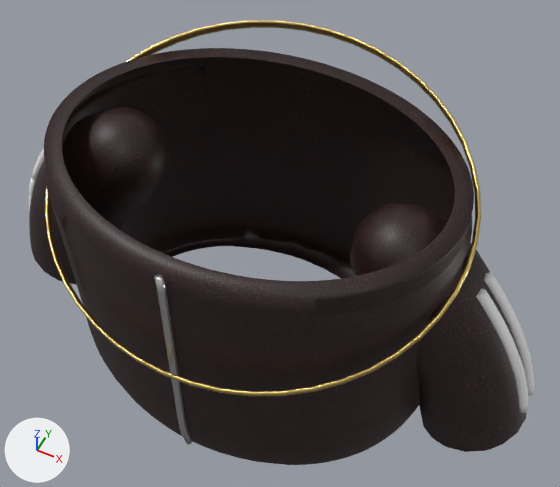
The FBX model Assets/ClothingLibrary/3D Models/Hoodies/trackjacket2/trackjacket2_worn.fbx, before and after one commit.
One viewpoint serves both versions: a camera (50 mm lens) standing at (0.545, -0.973, 2.158) and looking at (0.045, 0.027, 0.909). Every picture has the same lights, and +X, +Y and +Z are marked at lower left. The first picture is the older version.

Names of what the first picture shows: 'trackjacket2_worn'.
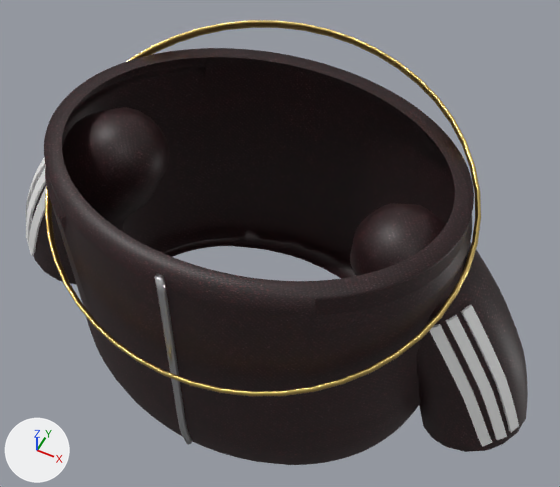
What differs and where, as boxes (x1, y1, x2, y2) in the pictures (560 x 487 px):
'trackjacket2_worn', reshaped: before (29, 20, 534, 465); after (26, 20, 528, 465)
part 1 of me_trackjacket2_worn_001, added: after (26, 158, 45, 217)
part 2 of me_trackjacket2_worn_001, added: after (26, 168, 46, 242)
part 3 of me_trackjacket2_worn_001, added: after (28, 187, 46, 256)
part 4 of me_trackjacket2_worn_001, added: after (429, 324, 492, 446)
part 5 of me_trackjacket2_worn_001, added: after (445, 315, 507, 440)
part 6 of me_trackjacket2_worn_001, added: after (461, 305, 519, 433)
part 7 of me_trackjacket2_worn_001, deleted: before (29, 148, 45, 213)
part 8 of me_trackjacket2_worn_001, deleted: before (484, 272, 534, 396)
part 9 of me_trackjacket2_worn_001, deleted: before (476, 289, 529, 413)

The change, as a list of edits to the scene's bpy script:
```text
Change me_trackjacket2_worn_001:
    used by ob_trackjacket2_worn; location = (0.0, 0.0, 0.0)
    remove me_trackjacket2_worn_001.from_pydata(...)  # 5228 vertices, 9975 faces; spans x -0.644..0.644, y -0.372..0.352, z 0.55..1.245
    add me_trackjacket2_worn_001.from_pydata(...)  # 5268 vertices, 10047 faces; spans x -0.644..0.644, y -0.372..0.352, z 0.55..1.245
    me_trackjacket2_worn_001 part 1: a new loose piece of 64 vertices spanning x -0.633..-0.459, y -0.08..-0.045, z 0.708..1.037, in mat_trackjacket2_stripe (white #f3f3f3)
    me_trackjacket2_worn_001 part 2: a new loose piece of 64 vertices spanning x -0.618..-0.44, y -0.102..-0.074, z 0.7..1.028, in mat_trackjacket2_stripe (white #f3f3f3)
    me_trackjacket2_worn_001 part 3: a new loose piece of 64 vertices spanning x -0.596..-0.416, y -0.117..-0.094, z 0.688..1.015, in mat_trackjacket2_stripe (white #f3f3f3)
    me_trackjacket2_worn_001 part 4: a new loose piece of 64 vertices spanning x 0.416..0.596, y -0.117..-0.094, z 0.688..1.015, in mat_trackjacket2_stripe (white #f3f3f3)
    me_trackjacket2_worn_001 part 5: a new loose piece of 64 vertices spanning x 0.44..0.618, y -0.102..-0.074, z 0.7..1.028, in mat_trackjacket2_stripe (white #f3f3f3)
    me_trackjacket2_worn_001 part 6: a new loose piece of 64 vertices spanning x 0.459..0.633, y -0.08..-0.045, z 0.708..1.037, in mat_trackjacket2_stripe (white #f3f3f3)
    me_trackjacket2_worn_001 part 7: the loose piece of 86 vertices spanning x -0.639..-0.47, y -0.034..-0.01, z 0.738..1.045 is deleted
    me_trackjacket2_worn_001 part 8: the loose piece of 86 vertices spanning x 0.47..0.639, y 0.01..0.034, z 0.738..1.045 is deleted
    me_trackjacket2_worn_001 part 9: the loose piece of 86 vertices spanning x 0.47..0.639, y -0.034..-0.01, z 0.738..1.045 is deleted
    other edits to the shape of me_trackjacket2_worn_001 do not show in these pictures
```
